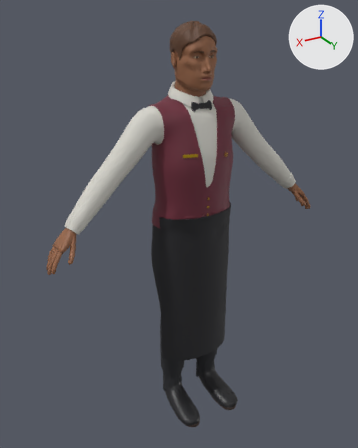
The glTF model game/assets/characters/char_gallery_waiter/char_gallery_waiter.glb, before and after one commit.
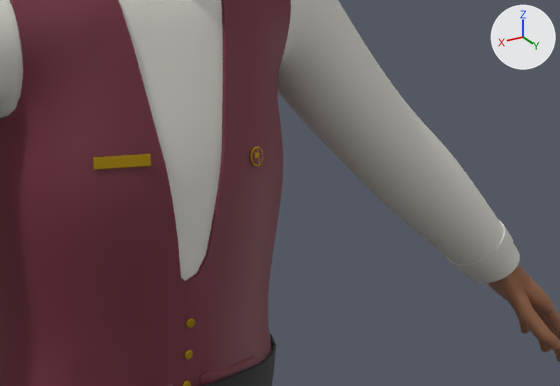
Old and new are each drawn whole from a 50 mm lens placed at (1.101, 1.722, 1.817), pointed at (0.059, -0.014, 0.949) and again close up on the part from 44% to 86% of the width and 25% to 48% of the height. Arrows for +X, +Y and +Z are at upper right; the lights stay in place. The last two pictures show the newer version. Vertices at exactly the same position are counted once.

The first close-up shows 'Body', 'Gear', 'Outfit'.
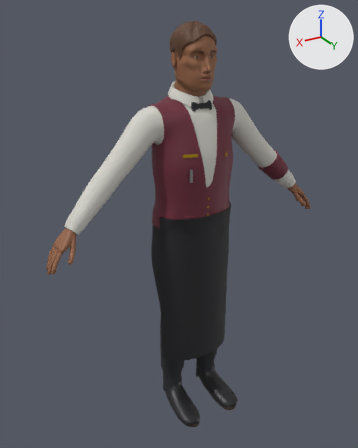
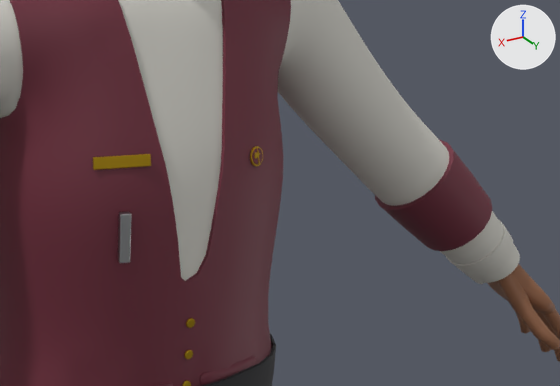
Boxes [x1, y1, x2, y2] around the edits, measured in the close-ups (560 x 386 px):
part 1 of me_gear, added
    after: [118, 211, 132, 263]
part 2 of me_outfit, built on
    before: [376, 150, 496, 253]
    after: [375, 139, 503, 264]

The change, as a diff of the scene's bpy script:
```diff
--- a/game/assets/characters/char_gallery_waiter/char_gallery_waiter.glb.py
+++ b/game/assets/characters/char_gallery_waiter/char_gallery_waiter.glb.py
@@ mat_m_char_metal_silver @@
+mat_m_char_metal_silver = principled_material('M_char_metal_silver')
+mat_m_char_metal_silver.base_color = (0.456, 0.468, 0.479)  # grey #b4b6b8
+mat_m_char_metal_silver.metallic = 1.0
+mat_m_char_metal_silver.roughness = 0.3
@@ me_gear @@
 # used by ob_gear; location = (0.0, 0.0, 0.0)
-me_gear.from_pydata(...)  # 516 vertices, 980 faces; spans x -0.096..0.115, y 0.049..0.128, z 0.983..1.491
+me_gear.from_pydata(...)  # 540 vertices, 1024 faces; spans x -0.096..0.115, y 0.049..0.131, z 0.983..1.491
+# me_gear part 1: a new loose piece of 24 vertices spanning x 0.079..0.093, y 0.117..0.131, z 1.185..1.24, in mat_m_char_metal_silver (grey #b4b6b8)
 me_gear.materials.append(mat_m_brass)
@@ me_gear @@
 me_gear.materials.append(mat_m_char_tie_black)
+me_gear.materials.append(mat_m_char_metal_silver)  # grey #b4b6b8
@@ me_outfit @@
 # used by ob_outfit; location = (0.0, 0.0, 0.0)
-me_outfit.from_pydata(...)  # 9620 vertices, 18348 faces; spans x -0.58..0.58, y -0.13..0.23, z 0.0..1.56
+me_outfit.from_pydata(...)  # 9720 vertices, 18508 faces; spans x -0.58..0.58, y -0.13..0.23, z 0.0..1.56
+# me_outfit part 2: 12 vertices moved within x -0.52..-0.39, y -0.05..0.05, z 1.1..1.21; 100 vertices added at x -0.53..-0.39, y -0.07..0.05, z 1.07..1.21
 me_outfit.materials.append(mat_m_char_gallery_wine)
```
